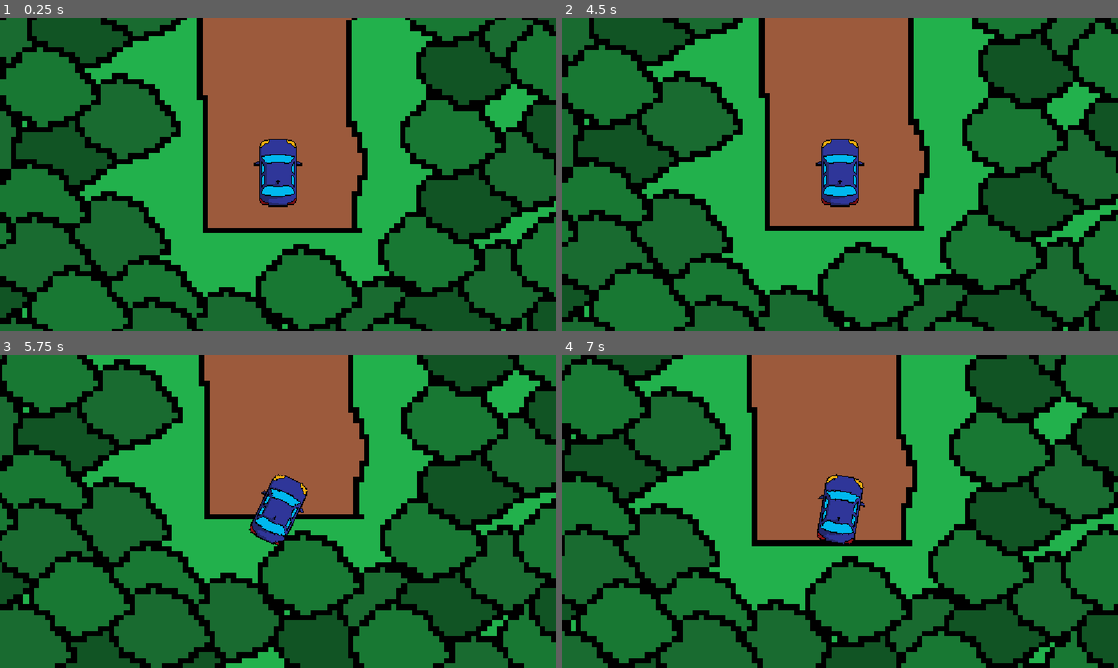
Above: before the commit, frames 1-4 (two rows, left to right).
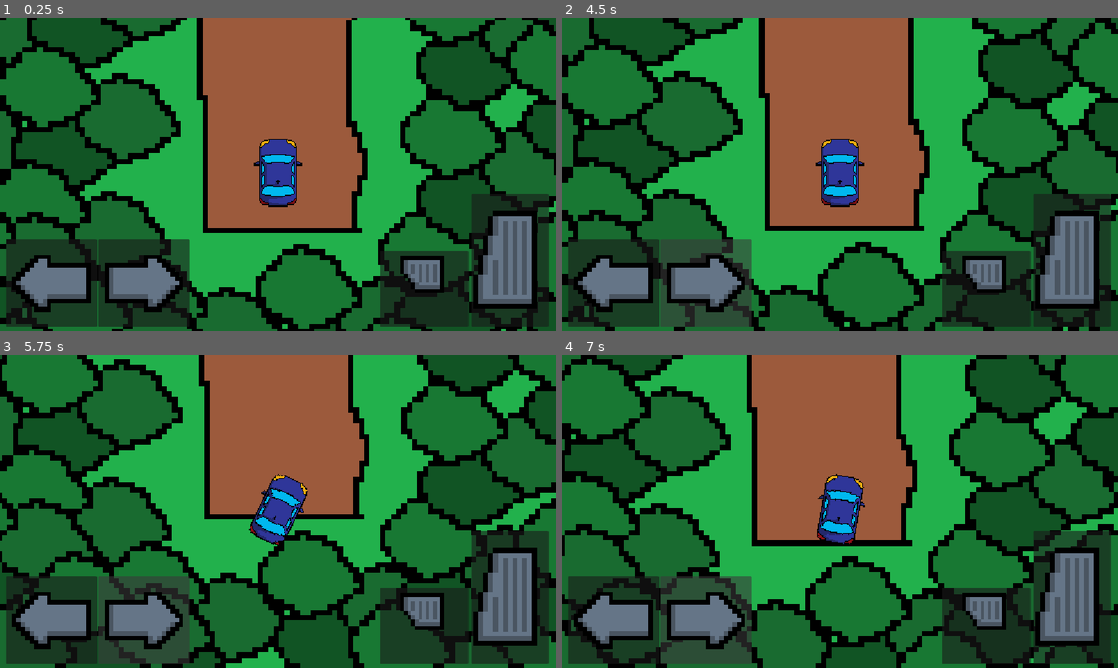
Above: after the commit, the same moments.

Repository: Ubultu/don-t-cut-
Game: Godot game, scene res://scenes/main.tscn
Two runs of this game, one before a commit and one after it. Both use one fixed random seed, a clock stepped at 60 frames per second and the inputs below.
Inputs (mouse positions are in pixels of both pictures, inside the frame that each line leads up to):
- Up to frame 1 (0.25 s): no input
- Up to frame 2 (4.5 s): click (1073, 259) at 0.52 s; click (984, 290) at 1.27 s; click (612, 284) at 2.02 s; click (706, 284) at 2.77 s; tap Enter at 3.5 s; hold D (steer_right) 3.53-4.28 s; tap Space at 4.25 s; hold S (brake) from 4.28 s (still down)
- Up to frame 3 (5.75 s): release S (brake) at 5.03 s; hold D (steer_right) from 5.03 s (still down)
- Up to frame 4 (7 s): release D (steer_right) at 5.78 s; hold W (accelerate) 5.78-6.53 s; hold A (steer_left) from 6.53 s (still down)

The runs differ from the first frame. In frame 1, 16% of the frame differs, in the area x 1-99%, y 56-99%; in frame 2, 16%; in frame 3, 17%; in frame 4, 16%.

Commit message:
I added mobil support and controls

Diff:
--- a/scenes/main.tscn
+++ b/scenes/main.tscn
@@ -3,6 +3,11 @@
 [ext_resource type="PackedScene" uid="uid://bj08l7m6n3n65" path="res://scenes/stage.tscn" id="1_0wfyh"]
 [ext_resource type="PackedScene" uid="uid://duceo4vccsv7h" path="res://scenes/player.tscn" id="2_sugp2"]
 [ext_resource type="Texture2D" uid="uid://cocm7nufp82q8" path="res://textures/pixil-layer-Layer 1 (2).png" id="3_sugp2"]
+[ext_resource type="Script" uid="uid://b5ubnel6xstuq" path="res://scripts/control.gd" id="4_jyhfs"]
+[ext_resource type="Texture2D" uid="uid://c4w8v86b5kwp7" path="res://textures/Gas_pedal.png" id="5_tipki"]
+[ext_resource type="Texture2D" uid="uid://k3c4np8xm7wl" path="res://textures/Brake_pedal.png" id="6_85g3d"]
+[ext_resource type="Texture2D" uid="uid://4srwejtr2utq" path="res://textures/SteerLeft_Button.png" id="7_choun"]
+[ext_resource type="Texture2D" uid="uid://cdvlmp7dxy517" path="res://textures/SteerRight_Button.png" id="8_ya4ey"]
 
 [node name="Main" type="Node2D" unique_id=1321788936]
 
@@ -16,3 +21,78 @@
 [node name="trees" type="Sprite2D" parent="." unique_id=1975910650]
 scale = Vector2(11.034, 11.034)
 texture = ExtResource("3_sugp2")
+
+[node name="CanvasLayer" type="CanvasLayer" parent="." unique_id=1872543378]
+
+[node name="Control" type="Control" parent="CanvasLayer" unique_id=580888056]
+layout_mode = 3
+anchors_preset = 15
+anchor_right = 1.0
+anchor_bottom = 1.0
+grow_horizontal = 2
+grow_vertical = 2
+script = ExtResource("4_jyhfs")
+
+[node name="AccelerateButton" type="Button" parent="CanvasLayer/Control" unique_id=1380352980]
+layout_mode = 1
+anchors_preset = -1
+anchor_left = 1.0
+anchor_top = 1.0
+anchor_right = 1.0
+anchor_bottom = 1.0
+offset_left = -175.0
+offset_top = -284.0
+offset_right = -15.0
+offset_bottom = -8.0
+grow_horizontal = 0
+grow_vertical = 0
+icon = ExtResource("5_tipki")
+icon_alignment = 1
+expand_icon = true
+
+[node name="BrakeButton" type="Button" parent="CanvasLayer/Control" unique_id=88160313]
+layout_mode = 1
+anchors_preset = -1
+anchor_left = 1.0
+anchor_top = 1.0
+anchor_right = 1.0
+anchor_bottom = 1.0
+offset_left = -365.0
+offset_top = -166.0
+offset_right = -181.0
+offset_bottom = -8.0
+grow_horizontal = 0
+grow_vertical = 0
+offset_transform_enabled = true
+icon = ExtResource("6_85g3d")
+icon_alignment = 1
+expand_icon = true
+
+[node name="SteerLeftButton" type="Button" parent="CanvasLayer/Control" unique_id=1049701878]
+layout_mode = 0
+offset_left = 12.0
+offset_top = 458.0
+offset_right = 201.0
+offset_bottom = 640.0
+icon = ExtResource("7_choun")
+icon_alignment = 1
+expand_icon = true
+
+[node name="SteerRightButton" type="Button" parent="CanvasLayer/Control" unique_id=1435095003]
+layout_mode = 0
+offset_left = 204.0
+offset_top = 458.0
+offset_right = 393.0
+offset_bottom = 640.0
+icon = ExtResource("8_ya4ey")
+icon_alignment = 1
+expand_icon = true
+
+[connection signal="button_down" from="CanvasLayer/Control/AccelerateButton" to="CanvasLayer/Control" method="_on_accelerate_button_button_down"]
+[connection signal="button_up" from="CanvasLayer/Control/AccelerateButton" to="CanvasLayer/Control" method="_on_accelerate_button_button_up"]
+[connection signal="button_down" from="CanvasLayer/Control/BrakeButton" to="CanvasLayer/Control" method="_on_brake_button_button_down"]
+[connection signal="button_up" from="CanvasLayer/Control/BrakeButton" to="CanvasLayer/Control" method="_on_brake_button_button_up"]
+[connection signal="button_down" from="CanvasLayer/Control/SteerLeftButton" to="CanvasLayer/Control" method="_on_steer_left_button_button_down"]
+[connection signal="button_up" from="CanvasLayer/Control/SteerLeftButton" to="CanvasLayer/Control" method="_on_steer_left_button_button_up"]
+[connection signal="button_down" from="CanvasLayer/Control/SteerRightButton" to="CanvasLayer/Control" method="_on_steer_right_button_button_down"]
+[connection signal="button_up" from="CanvasLayer/Control/SteerRightButton" to="CanvasLayer/Control" method="_on_steer_right_button_button_up"]
--- /dev/null
+++ b/scripts/control.gd
@@ -0,0 +1,21 @@
+extends Control
+
+func _on_accelerate_button_button_down() -> void:
+	Input.action_press("accelerate")
+func _on_accelerate_button_button_up() -> void:
+	Input.action_release("accelerate")
+
+func _on_brake_button_button_down() -> void:
+	Input.action_press("brake")
+func _on_brake_button_button_up() -> void:
+	Input.action_release("brake")
+
+func _on_steer_right_button_button_down() -> void:
+	Input.action_press("steer_right")
+func _on_steer_right_button_button_up() -> void:
+	Input.action_release("steer_right")
+
+func _on_steer_left_button_button_down() -> void:
+	Input.action_press("steer_left")
+func _on_steer_left_button_button_up() -> void:
+	Input.action_release("steer_left")
Not shown, added: build/v1.0.1/Don't_CUT_v1.0.1.apple-touch-icon.png.import
Not shown, added: build/v1.0.1/Don't_CUT_v1.0.1.icon.png.import
Not shown, added: build/v1.0.1/Don't_CUT_v1.0.1.png.import
Not shown, changed: build/v1.0.2.1/Don't_CUT_v1.0.2.1.apple-touch-icon.png.import
Not shown, added: build/v1.0.2.1/Don't_CUT_v1.0.2.1.icon.png.import
Not shown, added: build/v1.0.2.1/Don't_CUT_v1.0.2.1.png.import
Not shown, changed: build/v1.0.2.2/Don't_CUT_v1.0.2.2.apple-touch-icon.png.import
Not shown, added: build/v1.0.2.2/Don't_CUT_v1.0.2.2.icon.png.import
Not shown, added: build/v1.0.2.2/Don't_CUT_v1.0.2.2.png.import
Not shown, added: build/v1.0.2/Don't_CUT_v1.0.2.apple-touch-icon.png.import
Not shown, added: build/v1.0.2/Don't_CUT_v1.0.2.icon.png.import
Not shown, added: build/v1.0.2/Don't_CUT_v1.0.2.png.import
(and 45 more such lines)
